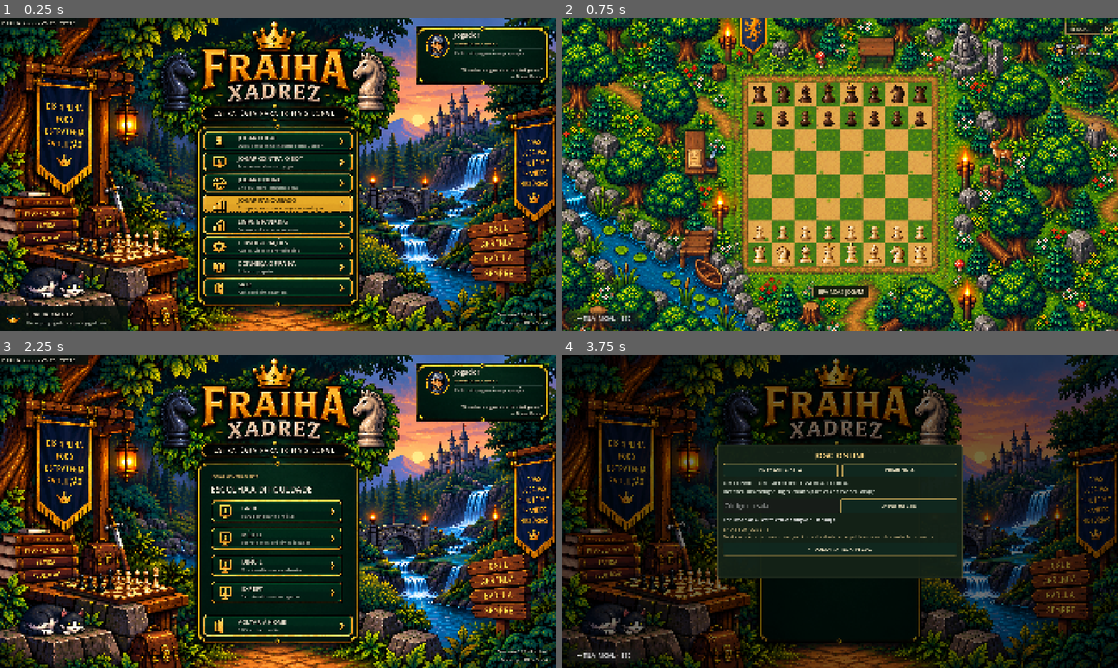
Above: before the commit, frames 1-4 (two rows, left to right).
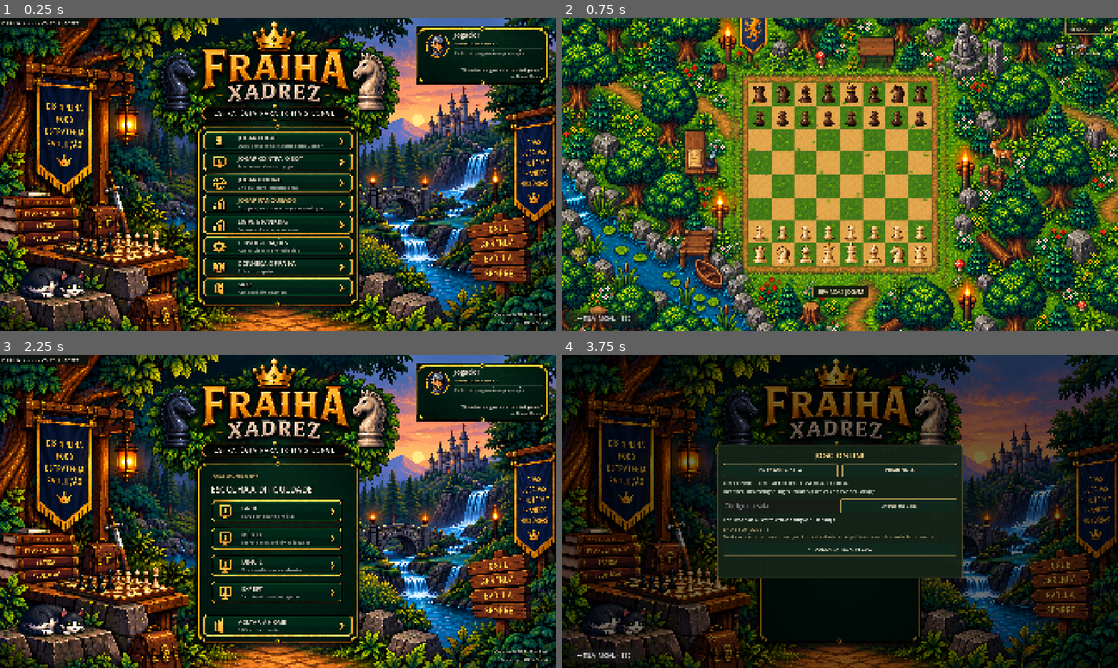
Above: after the commit, the same moments.

Repository: gabrielcarvalho1-cpu/fraiha-xadrez
Game: Godot game, scene res://presentation_v019/stage.tscn
The game is run twice, just before and just after one commit, with the same random seed, the same clock (stepped at 60 frames per second) and the same inputs.
Inputs (mouse positions are in pixels of both pictures, inside the frame that each line leads up to):
- Up to frame 1 (0.25 s): no input
- Up to frame 2 (0.75 s): click (840, 140) at 0.5 s
- Up to frame 3 (2.25 s): click "← TELA INICIAL · ESC" at 1.25 s; click (278, 498) at 2 s
- Up to frame 4 (3.75 s): click (840, 624) at 2.75 s; click (840, 520) at 3.5 s

The runs differ from the first frame. In frame 1, 2.5% of the frame differs, in the area x 0-99%, y 1-100%; in frame 2, nothing differs; in frame 3, less than 0.1%; in frame 4, nothing differs.

Commit message:
fix: remove Home signature completely and soften Ranked highlight

Diff:
--- a/tests/v028_visual_test.gd
+++ b/tests/v028_visual_test.gd
@@ -17,12 +17,12 @@
     for i in range(8):
         var button = hub.menu_buttons[i]
         check(button.position == Vector2(611,341+i*63) and button.size == Vector2(450,57),"equal geometry %d" % i)
-    check(hub.menu_buttons[3].material is ShaderMaterial,"gold Ranked")
+    check(hub.menu_buttons[3].material == null,"Ranked uses original green artwork")
     hub.menu_buttons[3].pressed.emit()
     check(hub.page == "ranked","Ranked button navigation")
     for id in ["about","profile","ranked","bot","settings"]:
         hub.show_page(id)
-        check(not hub.home_signature[0].visible and not hub.home_signature[1].visible and not hub.home_signature[2].visible,"no signature " + id)
+        check(not "Feito por jogadores, para jogadores." in hub.canvas.find_children("*","Label",true,false).map(func(label): return label.text),"no signature " + id)
     for id in ["main","about"]:
         hub.show_page(id)
         for i in range(4): await process_frame
--- a/ui_v022/main_hub.gd
+++ b/ui_v022/main_hub.gd
@@ -22,7 +22,6 @@
 const Ranked = preload("res://ranked/progression.gd")
 var ranked = Ranked.new()
 var ranked_details: Label
-var home_signature: Array[CanvasItem] = []
 var league_profile = LocalProfile.new()
 var selected_league := "madeira"
 var league_buttons := {}
@@ -216,12 +215,8 @@
         item.name = "MainAction" + str(i)
         menu_buttons.append(item)
         if i == 3:
-            var gold = ShaderMaterial.new()
-            gold.shader = preload("res://ranked/gold_button.gdshader")
-            item.material = gold
-            for label in item.find_children("*","Label",true,false):
-                label.add_theme_color_override("font_color",Color("241703"))
-                label.add_theme_color_override("font_shadow_color",Color.TRANSPARENT)
+            var labels = item.find_children("*","Label",true,false)
+            if not labels.is_empty(): labels[0].add_theme_color_override("font_color",GOLD)
     _build_profile()
     _build_pages()
     var version_bg = ColorRect.new()
@@ -229,26 +224,8 @@
     version_bg.size = Vector2(266,30)
     version_bg.mouse_filter = Control.MOUSE_FILTER_IGNORE
     canvas.add_child(version_bg)
-    _label(_stack(canvas, Vector2(7,4), Vector2(250,24)), "FRAIHA Xadrez V0.28 · TESTE", 16)
-    var footer = ColorRect.new()
-    footer.color = Color("06100ce6")
-    footer.position = Vector2(0,867)
-    footer.size = Vector2(385,74)
-    footer.mouse_filter = Control.MOUSE_FILTER_IGNORE
-    canvas.add_child(footer)
-    var crown = TextureRect.new()
-    crown.expand_mode = TextureRect.EXPAND_IGNORE_SIZE
-    crown.stretch_mode = TextureRect.STRETCH_KEEP_ASPECT_CENTERED
-    crown.texture = _slice(FOREST, Rect2(748,7,153,89))
-    crown.position = Vector2(19,882)
-    crown.size = Vector2(43,45)
-    crown.mouse_filter = Control.MOUSE_FILTER_IGNORE
-    canvas.add_child(crown)
-    var footer_text = _stack(canvas, Vector2(82,877), Vector2(291,55))
-    _label(footer_text, "FRAIHA XADREZ", 18)
-    _label(footer_text, "Feito por jogadores, para jogadores.", 14, MUTED)
-    home_signature = [footer,crown,footer_text]
-    var signature = _label(_stack(canvas, Vector2(1342,879), Vector2(307,50)), "Versão 0.28 · Ranked\nMaringá · PR · Brasil", 15)
+    _label(_stack(canvas, Vector2(7,4), Vector2(250,24)), "FRAIHA Xadrez V0.28.1 · TESTE", 16)
+    var signature = _label(_stack(canvas, Vector2(1342,879), Vector2(307,50)), "Versão 0.28.1 · Ranked\nMaringá · PR · Brasil", 15)
     signature.horizontal_alignment = HORIZONTAL_ALIGNMENT_RIGHT
     signature.add_theme_constant_override("outline_size", 4)
     signature.add_theme_color_override("font_outline_color", Color("09110dee"))
@@ -606,7 +583,6 @@
 func show_page(id: String):
     if not pages.has(id): return
     page = id
-    for element in home_signature: element.visible = id == "main"
     for key in pages:
         pages[key].visible = key == id
     if page_scrolls.has(id): page_scrolls[id].scroll_vertical = 0
